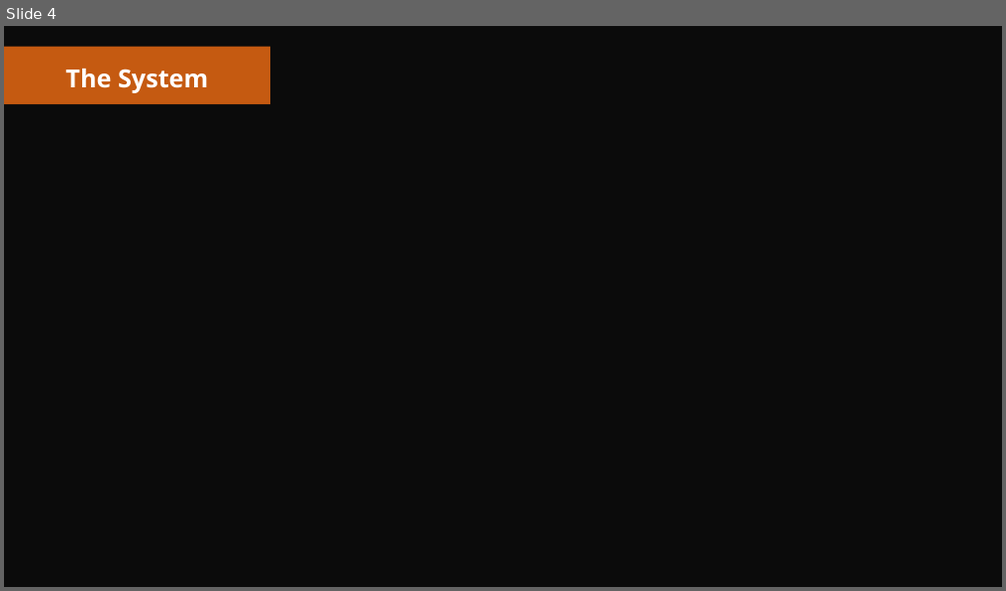
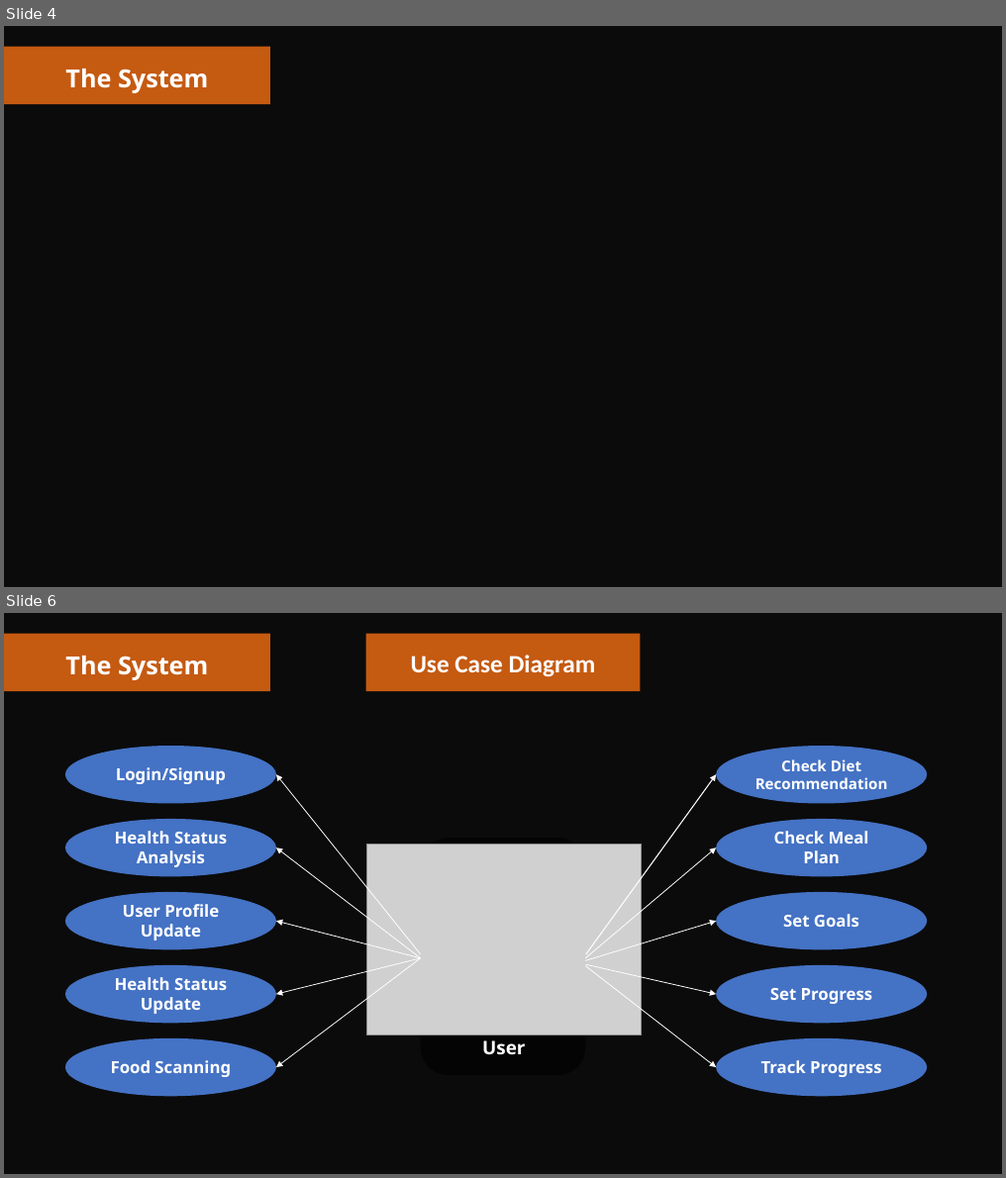
Before and after one commit to vishnuhidesh/FitFuel, a slide deck: Second Review.pptx. Shown one above the other, each under a label of ours: slide 4 before the commit, slides 4 and 6 after it; the slides between them are not shown. The pictures are 1006x591 and 1006x1178 pixels, drawn with LibreOffice and Linux fonts; fonts in the diff are those of the drawing; grey boxes stand for pictures; background and template pictures are left out; a plain dark background stands for a picture behind light text. Boxes give left, top, right and bottom in pixels: in the first picture for what was removed or moved away, otherwise in the second. Text is boxed around its words. In the diff, an @@ line names an element or a change of style, - is before the commit and + after.

```diff
--- a/Second Review.pptx
+++ b/Second Review.pptx
@@ slide 6 added at bbox=[4, 613, 1002, 1174], background picture (left out) @@
@@ rectangle added at bbox=[4, 613, 1002, 1174], fill #000000 at 72% opacity @@
@@ rectangle added at bbox=[4, 633, 270, 691], fill #C55A11 @@
@@ rectangle added at bbox=[366, 633, 641, 691], fill #C55A11 @@
@@ text added at bbox=[65, 656, 208, 680], 24 pt, text #FFFFFF, bold @@
+The System
@@ text added at bbox=[411, 655, 596, 677], 24 pt, text #FFFFFF, bold @@
+Use Case Diagram
@@ ellipse added at bbox=[65, 746, 276, 803], fill #4472C4, 16 pt, text #FFFFFF, bold @@
+Login/Signup
@@ ellipse added at bbox=[716, 746, 927, 803], fill #4472C4, 14.4 pt, text #FFFFFF, bold @@
+Check Diet Recommendation
@@ arrow added from (421, 955) to (276, 774), #FFFFFF 0.75 pt @@
@@ arrow added from (586, 955) to (716, 774), #FFFFFF 1 pt @@
@@ ellipse added at bbox=[65, 819, 276, 876], fill #4472C4, 16 pt, text #FFFFFF, bold @@
+Health Status Analysis
@@ ellipse added at bbox=[716, 819, 927, 876], fill #4472C4, 16 pt, text #FFFFFF, bold @@
+Check Meal Plan
@@ arrow added from (421, 959) to (276, 848), #FFFFFF 0.75 pt @@
@@ picture added at bbox=[367, 845, 642, 1036] @@
@@ rounded rectangle added at bbox=[421, 838, 586, 1075], fill #000000 at 57% opacity @@
@@ arrow added from (586, 959) to (716, 848), #FFFFFF 0.75 pt @@
@@ ellipse added at bbox=[65, 892, 276, 950], fill #4472C4, 16 pt, text #FFFFFF, bold @@
+User Profile Update
@@ ellipse added at bbox=[716, 892, 927, 950], fill #4472C4, 16 pt, text #FFFFFF, bold @@
+Set Goals
@@ arrow added from (421, 959) to (276, 922), #FFFFFF 0.75 pt @@
@@ arrow added from (586, 961) to (716, 922), #FFFFFF 0.75 pt @@
@@ ellipse added at bbox=[65, 965, 276, 1023], fill #4472C4, 16 pt, text #FFFFFF, bold @@
+Health Status Update
@@ arrow added from (421, 959) to (276, 994), #FFFFFF 0.75 pt @@
@@ arrow added from (421, 959) to (276, 1067), #FFFFFF 0.75 pt @@
@@ arrow added from (586, 964) to (716, 994), #FFFFFF 0.75 pt @@
@@ arrow added from (586, 966) to (716, 1067), #FFFFFF 0.75 pt @@
@@ ellipse added at bbox=[716, 965, 927, 1023], fill #4472C4, 16 pt, text #FFFFFF, bold @@
+Set Progress
@@ ellipse added at bbox=[65, 1039, 276, 1096], fill #4472C4, 16 pt, text #FFFFFF, bold @@
+Food Scanning
@@ text added at bbox=[482, 1041, 525, 1056], 18 pt, text #FFFFFF, bold @@
+User
@@ ellipse added at bbox=[716, 1039, 927, 1096], fill #4472C4, 16 pt, text #FFFFFF, bold @@
+Track Progress
```
Also in this commit, not shown: 2 slides changed, 3 other slides added, 3 other files.
